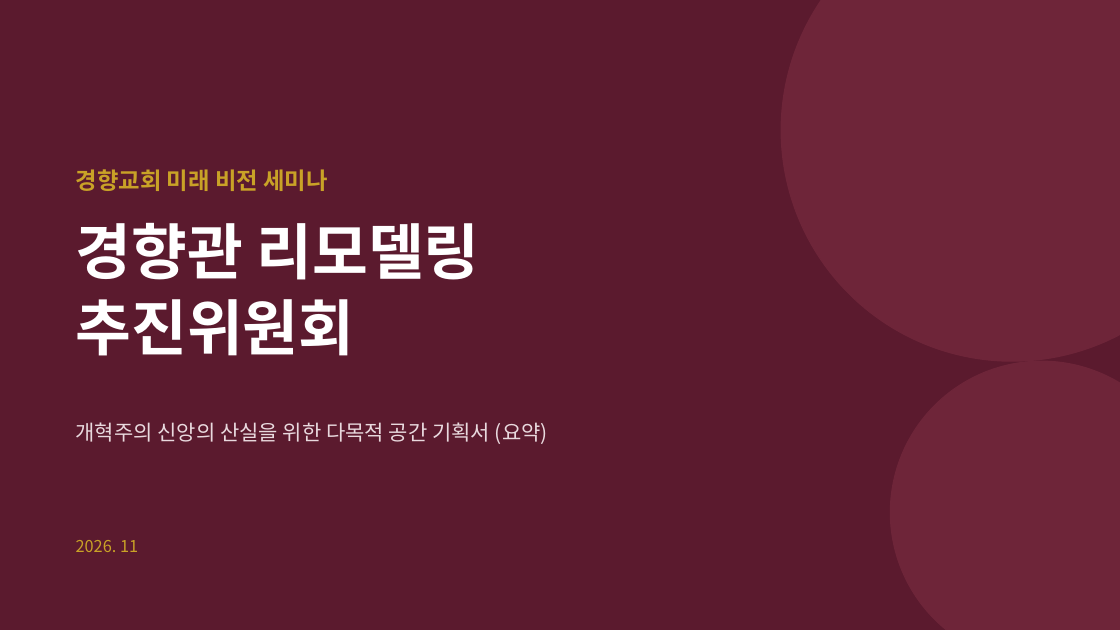
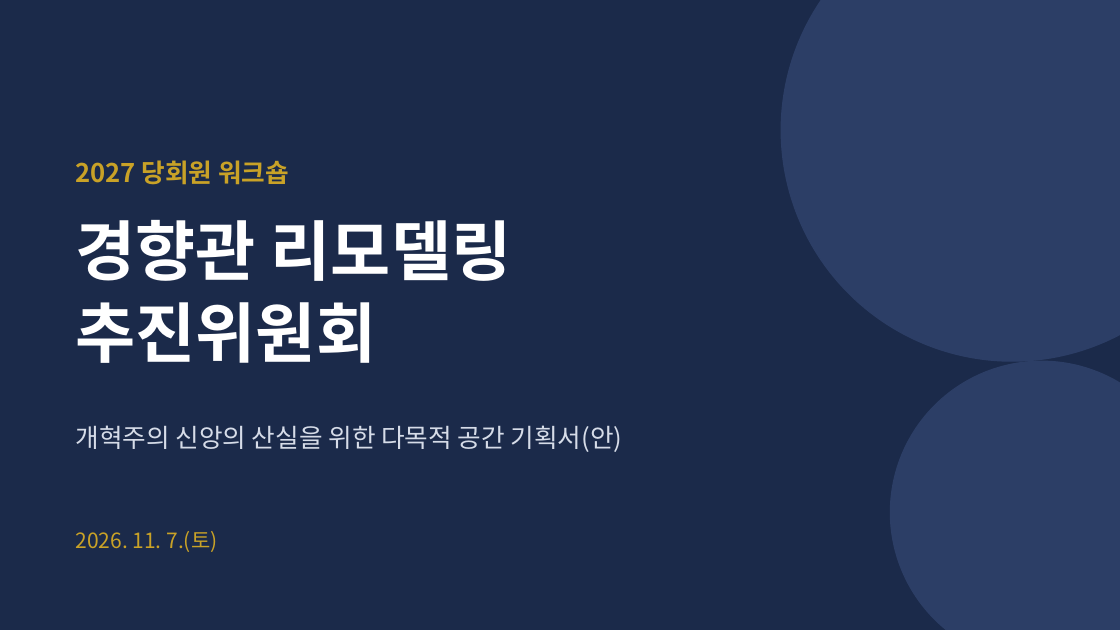
Before and after one commit to kgsdoing21-lab/-, a slide deck: slide 1 of 경향관_리모델링_추진위원회.pptx. Drawn at 1120x630 pixels with LibreOffice and Linux fonts; fonts in the diff are those of the drawing. Boxes give left, top, right and bottom in pixels: in the first picture for what was removed or moved away, otherwise in the second. Text is boxed around its words. In the diff, an @@ line names an element or a change of style, - is before the commit and + after.

```diff
--- a/경향관_리모델링_추진위원회.pptx
+++ b/경향관_리모델링_추진위원회.pptx
@@ background #5B1A2E to #1B2A4A @@
@@ ellipse at <box>781,0,1120,361</box>: fill #6E2539 to #2C3E66; outline #6E2539 1 pt to #2C3E66 1 pt @@
@@ text at <box>76,160,289,185</box>: text changed; size 20 to 22 pt @@
-경향교회 미래 비전 세미나
+2027 당회원 워크숍
@@ text "경향관 리모델링" at <box>76,220,511,363</box>: size 52 to 56 pt @@
@@ ellipse at <box>891,361,1120,630</box>: fill #6E2539 to #2C3E66; outline #6E2539 1 pt to #2C3E66 1 pt @@
@@ text at <box>76,425,623,452</box>: text changed; size 18 to 22 pt; text colour #E9D9DE to #D6DCE8 @@
-개혁주의 신앙의 산실을 위한 다목적 공간 기획서 (요약)
+개혁주의 신앙의 산실을 위한 다목적 공간 기획서(안)
@@ text at <box>76,531,217,552</box>: text changed; size 14 to 18 pt @@
-2026. 11
+2026. 11. 7.(토)
```
Also in this commit, not shown: 4 other slides changed.
